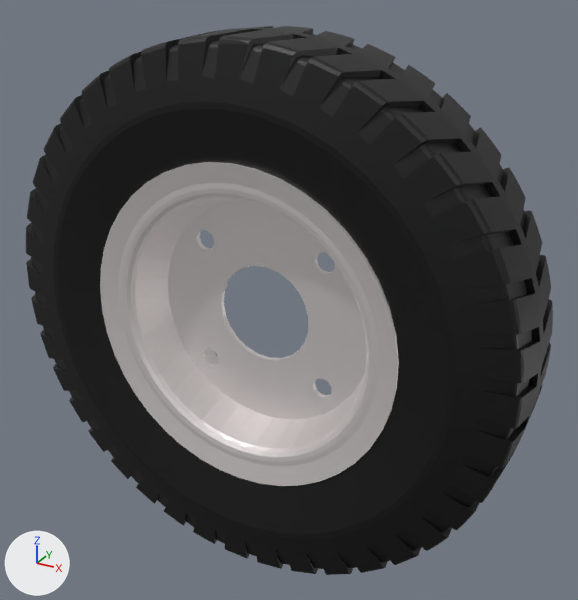
A saved change to the COLLADA model meshes/WH04/fl_wheel.dae.
Before and after are seen from a camera (50 mm lens) standing at (0.1401, -0.236, 0.1254) and looking at (0.0124, -0.0039, 0.0094). The lights are fixed; the arrows at lower left show +X, +Y and +Z. Where no turn or scale is listed for an object, it has been applied to the vertices. Vertices at the same position are counted once.

The first picture shows 'Wheel4black'.
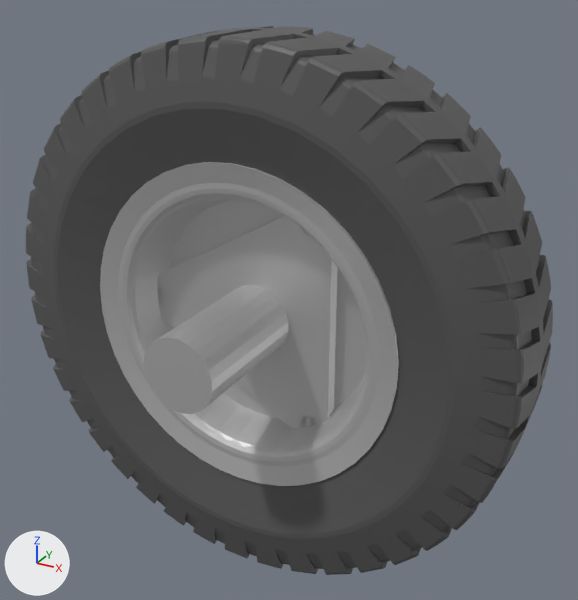
Where the change shows, as pixel boxes [x1, y1, x2, y2] in the pictures (578 x 600 px):
'Wheel4Silver', added
    after: [100, 162, 399, 486]
'FR_hub.001', added
    after: [143, 216, 338, 429]
part 1 of me_wheel4black, deleted
    before: [100, 162, 399, 486]
part 2 of me_wheel4black, recoloured (black to grey)
    both: [26, 26, 553, 575]

The change, as a list of edits to the scene's bpy script:
```text
Add mat_gum:
    mat_gum = principled_material('GUM')
    mat_gum.base_color = (0.09, 0.09, 0.09)  # dark grey #555555
Add mat_silver:
    mat_silver = principled_material('Silver')
    mat_silver.base_color = (0.507, 0.507, 0.507)  # grey #bdbdbd
    mat_silver.metallic = 0.677
    mat_silver.emission_color = (0.042, 0.042, 0.042)  # black #3a3a3a
    mat_silver.emission_strength = 1.0
Change me_wheel4black:
    used by ob_wheel4black; location = (0.0, 0.0, 0.0)
    remove me_wheel4black.from_pydata(...)  # 4450 vertices, 8960 faces; spans x -0.102..0.102, y -0.025..0.025, z -0.102..0.102
    remove me_wheel4black.materials.append(mat_steel)  # light grey #d5cecd
    add me_wheel4black.from_pydata(...)  # 3366 vertices, 6732 faces; spans x -0.102..0.102, y -0.025..0.025, z -0.102..0.102
    me_wheel4black part 1: 1084 vertices removed from x -0.061..0.061, y -0.021..0.021, z -0.061..0.061
    me_wheel4black part 2: 6732 faces spanning x -0.102..0.102, y -0.025..0.025, z -0.102..0.102 switch from mat_black (black #010101) to mat_gum (dark grey #555555)
Add me_wheel4silver:
    me_wheel4silver.from_pydata(...)  # 1025 vertices, 2052 faces; spans x -0.0613..0.0613, y -0.021..0.021, z -0.0615..0.0615
    me_wheel4silver.materials.append(mat_silver)  # grey #bdbdbd
Add me_fr_hub_001:
    me_fr_hub_001.from_pydata(...)  # 306 vertices, 576 faces; spans x -0.052..0.03, y -0.0506..0.0101, z -0.046..0.046
    me_fr_hub_001.materials.append(mat_silver)  # grey #bdbdbd
Add ob_wheel4silver:
    ob_wheel4silver = bpy.data.objects.new('Wheel4Silver', me_wheel4silver)
    ob_wheel4silver.location = (0.0, 0.0, 0.0)
Add ob_fr_hub_001:
    ob_fr_hub_001 = bpy.data.objects.new('FR_hub.001', me_fr_hub_001)
    ob_fr_hub_001.location = (0.0, -0.0051, 0.0)
```
